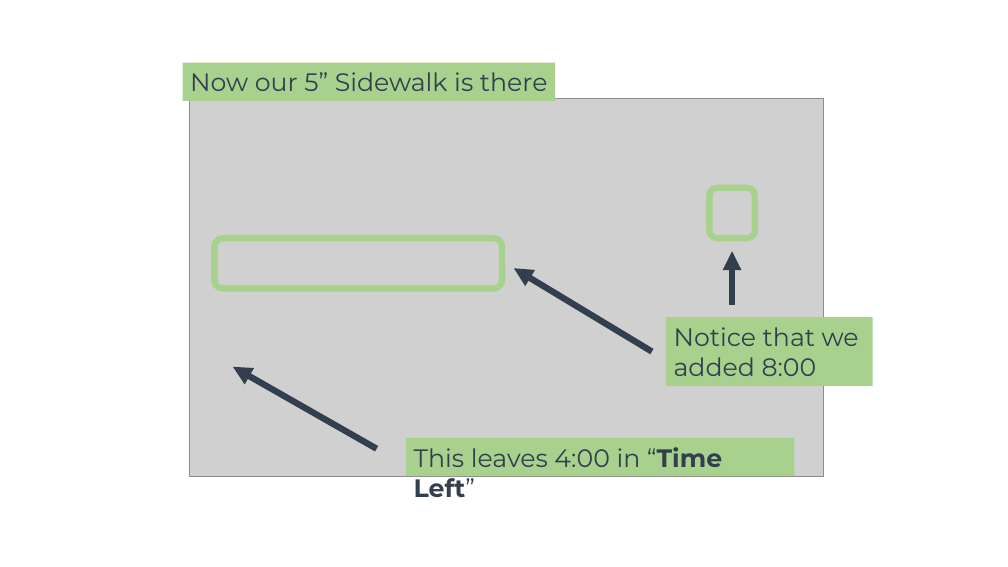
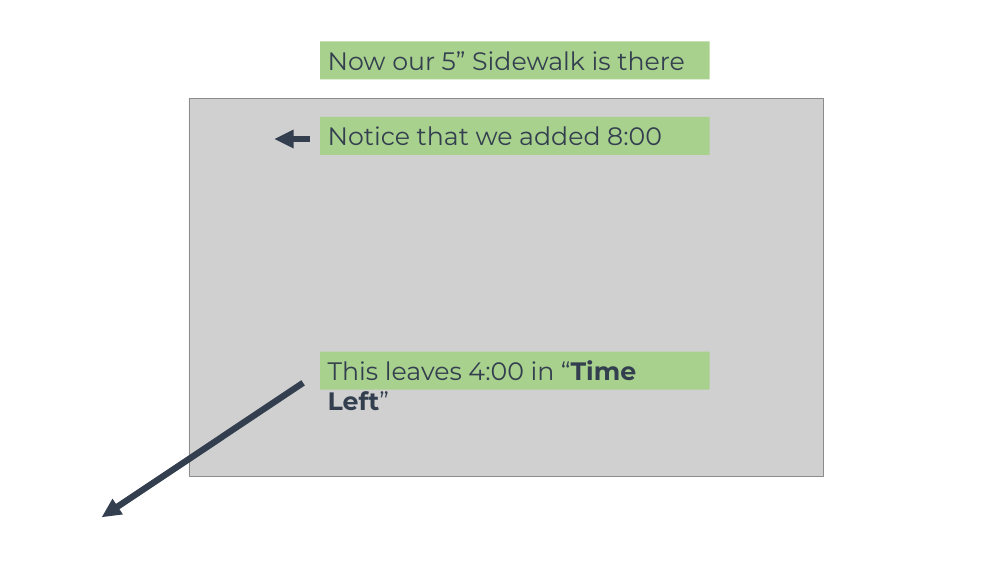
Before and after one commit to joshuawootonn/time-track, a slide deck: slide 11 of Instructions/Employee Presentation.pptx. Drawn at 1008x567 pixels with LibreOffice and Linux fonts; fonts in the diff are those of the drawing; grey boxes stand for pictures; background and template pictures are left out. Boxes give left, top, right and bottom in pixels: in the first picture for what was removed or moved away, otherwise in the second. Text is boxed around its words. In the diff, an @@ line names an element or a change of style, - is before the commit and + after.

```diff
--- a/Instructions/Employee Presentation.pptx
+++ b/Instructions/Employee Presentation.pptx
@@ rectangle "Now our 5” Sidewalk is ...": place and size @@
-rectangle "Now our 5” Sidewalk is ..." at bbox=[183, 63, 556, 101]
+rectangle "Now our 5” Sidewalk is ..." at bbox=[320, 42, 709, 79]
@@ rectangle "Notice that we added 8:00": place and size @@
-rectangle "Notice that we added 8:00" at bbox=[666, 318, 873, 386]
+rectangle "Notice that we added 8:00" at bbox=[320, 117, 709, 155]
@@ arrow moved from (652, 352) - (514, 268) to (310, 139) - (274, 139) @@
@@ rounded rectangle removed at bbox=[709, 188, 755, 238] @@
@@ rounded rectangle removed at bbox=[215, 238, 503, 289] @@
@@ arrow removed from (732, 306) to (732, 251) @@
@@ rectangle "This leaves 4:00 in “Time ...": place and size @@
-rectangle "This leaves 4:00 in “Time ..." at bbox=[406, 439, 795, 476]
+rectangle "This leaves 4:00 in “Time ..." at bbox=[320, 352, 709, 389]
@@ arrow moved from (377, 449) - (233, 367) to (303, 383) - (102, 517) @@
```
Also in this commit, not shown: 12 other slides changed, 1 other file.
